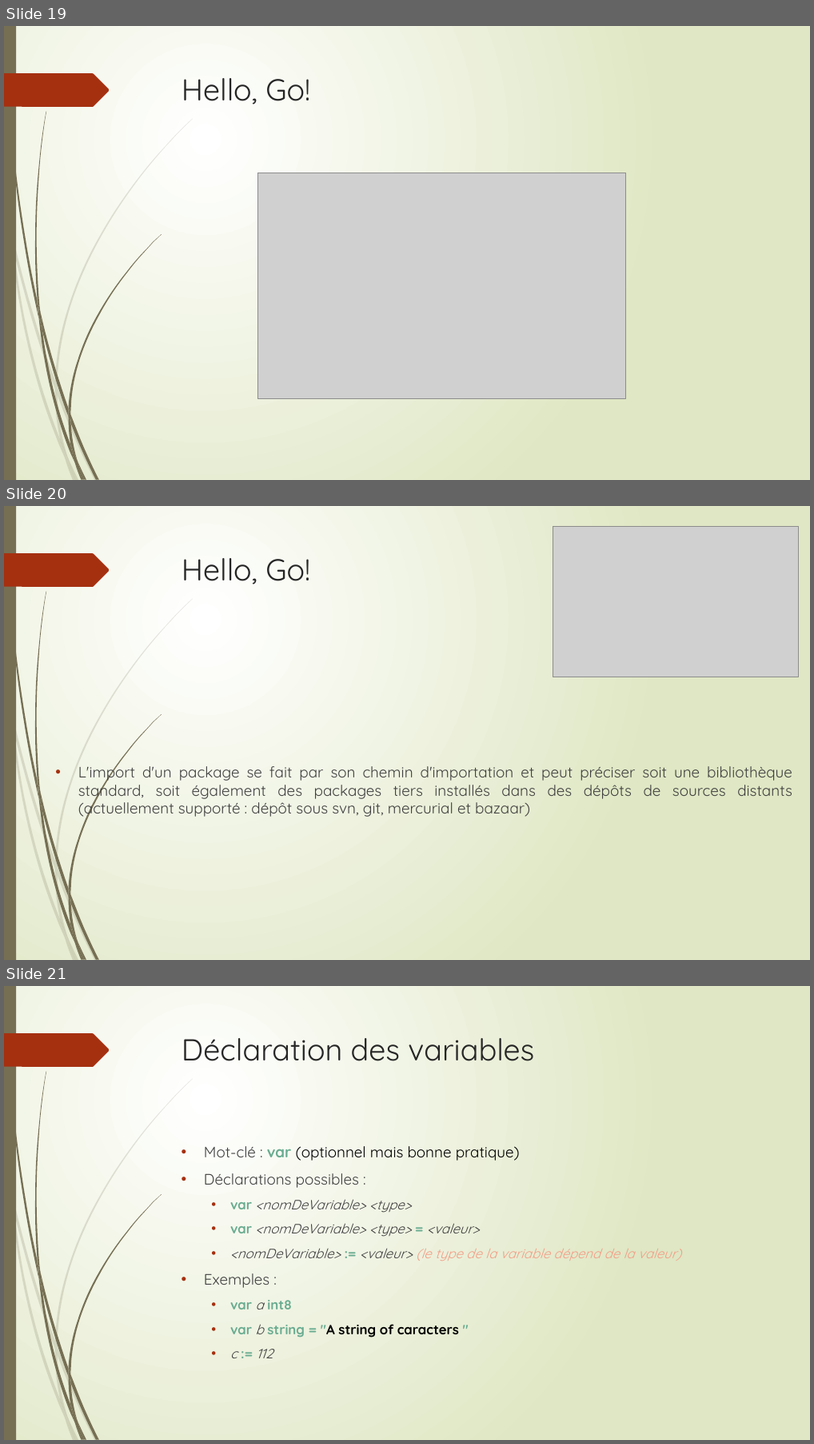
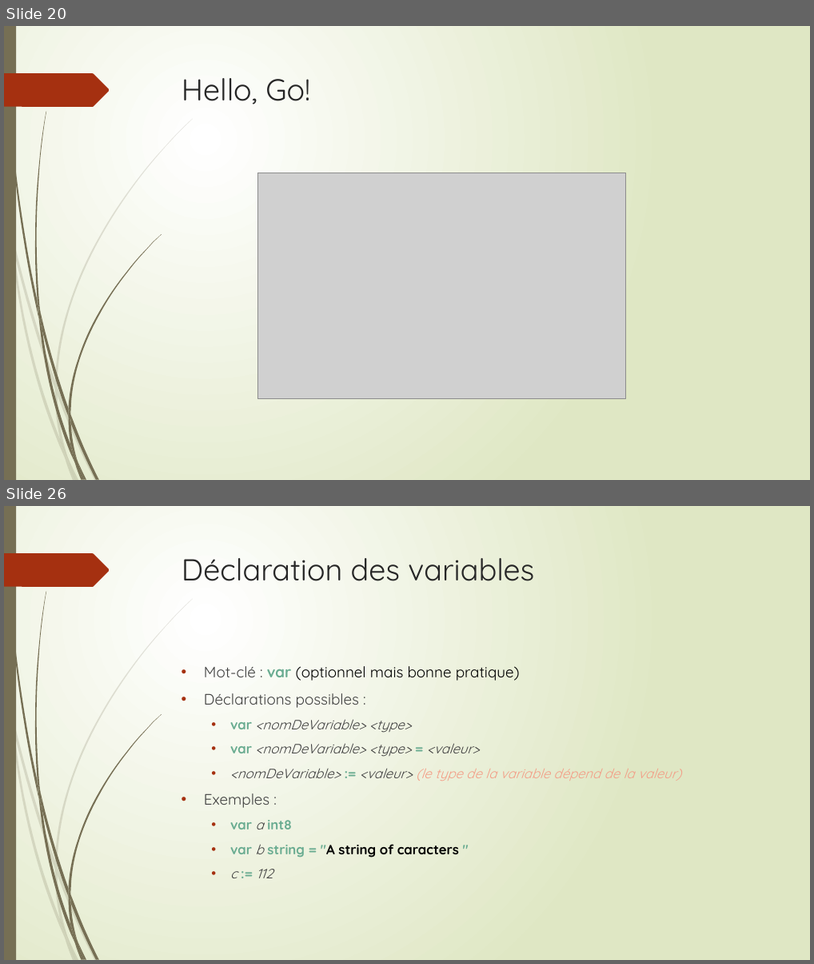
Before and after one commit to thierrydecker/learning-go, a slide deck: documentations/learning-go.pptx. Shown one above the other, each under a label of ours: slides 19, 20 and 21 before the commit, slides 20 and 26 after it; the slides between them are not shown. The pictures are 814x1444 and 814x964 pixels, drawn with LibreOffice and Linux fonts; fonts in the diff are those of the drawing; grey boxes stand for pictures. Boxes give left, top, right and bottom in pixels: in the first picture for what was removed or moved away, otherwise in the second. Text is boxed around its words. In the diff, an @@ line names an element or a change of style, - is before the commit and + after.

```diff
--- a/documentations/learning-go.pptx
+++ b/documentations/learning-go.pptx
@@ slide 20 removed at box(4, 506, 810, 960), background gradient #FFFFFF to #DFE8C4; not listed: 24 template elements that a slide beside it also shows @@
@@ picture removed at box(554, 526, 799, 676) @@
@@ title removed at box(182, 558, 310, 584) @@
-Hello, Go!
@@ text removed at box(78, 761, 793, 819) @@
-• L'import d'un package se fait par son chemin d'importation et peut préciser soit une bibliothèque standard, soit également des packages tiers installés dans des dépôts de sources distants (actuellement supporté : dépôt sous svn, git, mercurial et bazaar)
@@ what was slide 19 is now slide 20 @@
@@ what was slide 21 is now slide 26 @@
```
Also in this commit, not shown: 2 slides changed, 6 slides added, 1 other file.
